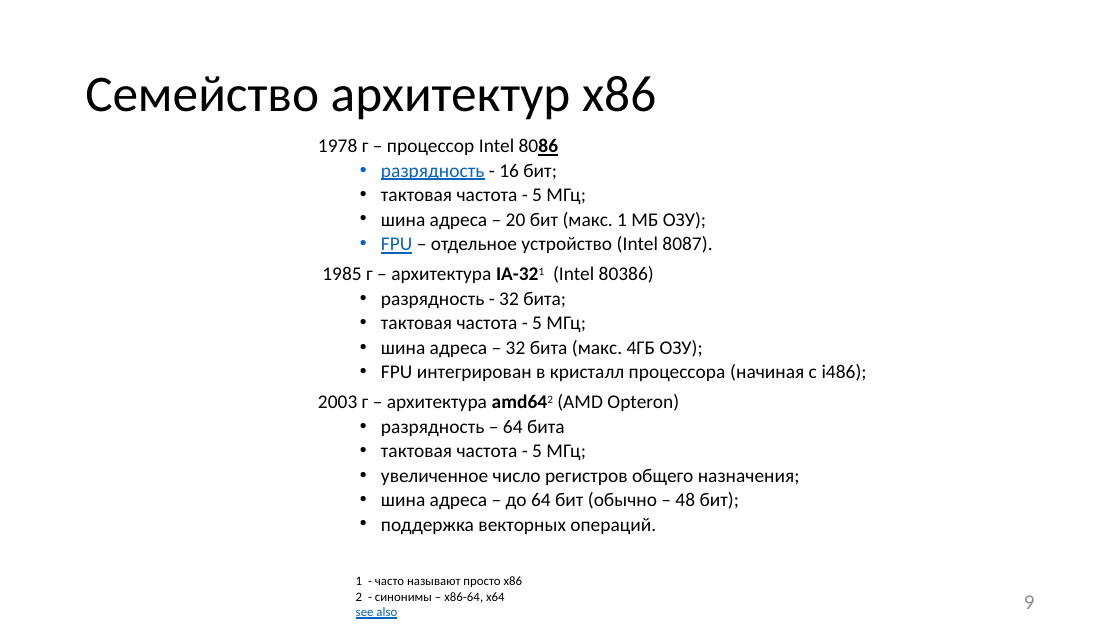
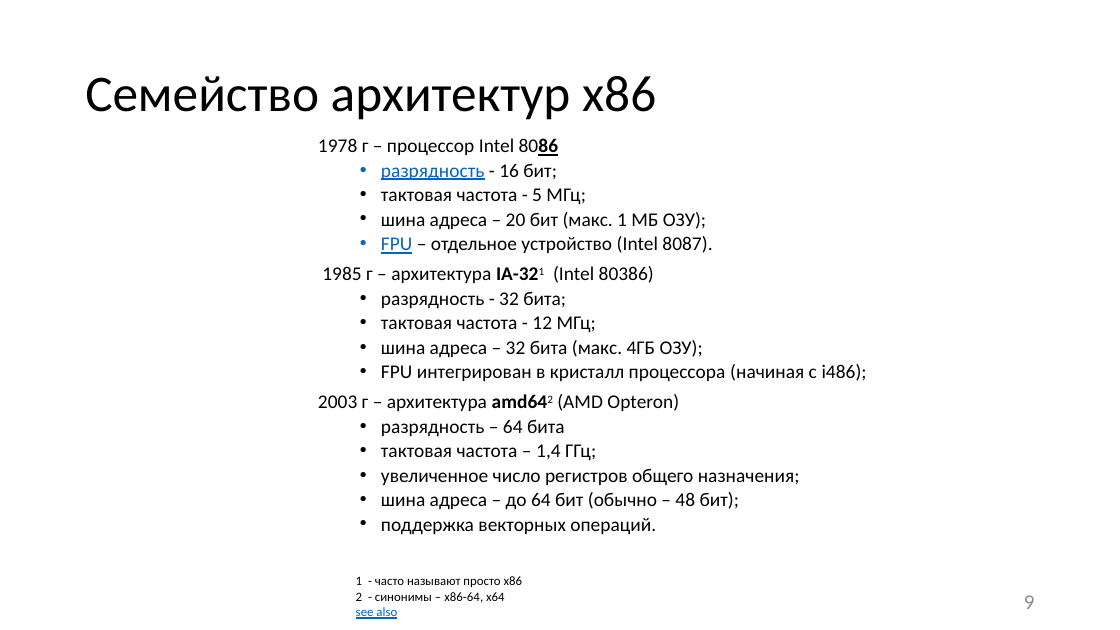
Before and after one commit to itsecd/low-level-programming, a slide deck: slide 9 of Lectures/1.Introduction/Lecture1.pptx. Drawn at 1120x630 pixels with LibreOffice and Linux fonts; fonts in the diff are those of the drawing. Boxes give left, top, right and bottom in pixels: in the first picture for what was removed or moved away, otherwise in the second. Text is boxed around its words. In the diff, an @@ line names an element or a change of style, - is before the commit and + after.

Commit message:
[~] Lecture1: small corrections [+] Lab1

```diff
--- a/Lectures/1.Introduction/Lecture1.pptx
+++ b/Lectures/1.Introduction/Lecture1.pptx
@@ text at box(381, 316, 596, 333): text changed @@
-  • тактовая частота - 5 МГц;
+  • тактовая частота - 12 МГц;
@@ text at box(381, 444, 596, 461): text changed @@
-  • тактовая частота - 5 МГц;
+  • тактовая частота – 1,4 ГГц;
```
Also in this commit, not shown: 4 other files.
